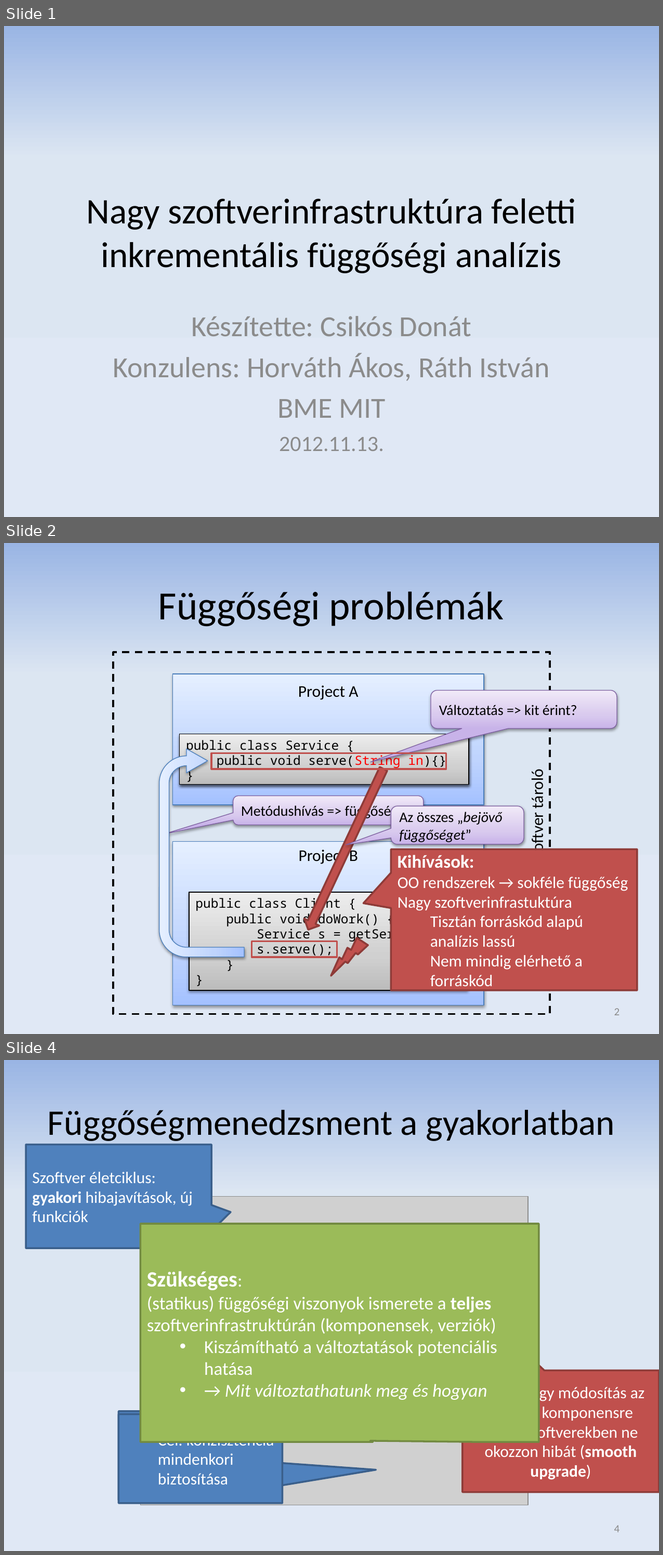
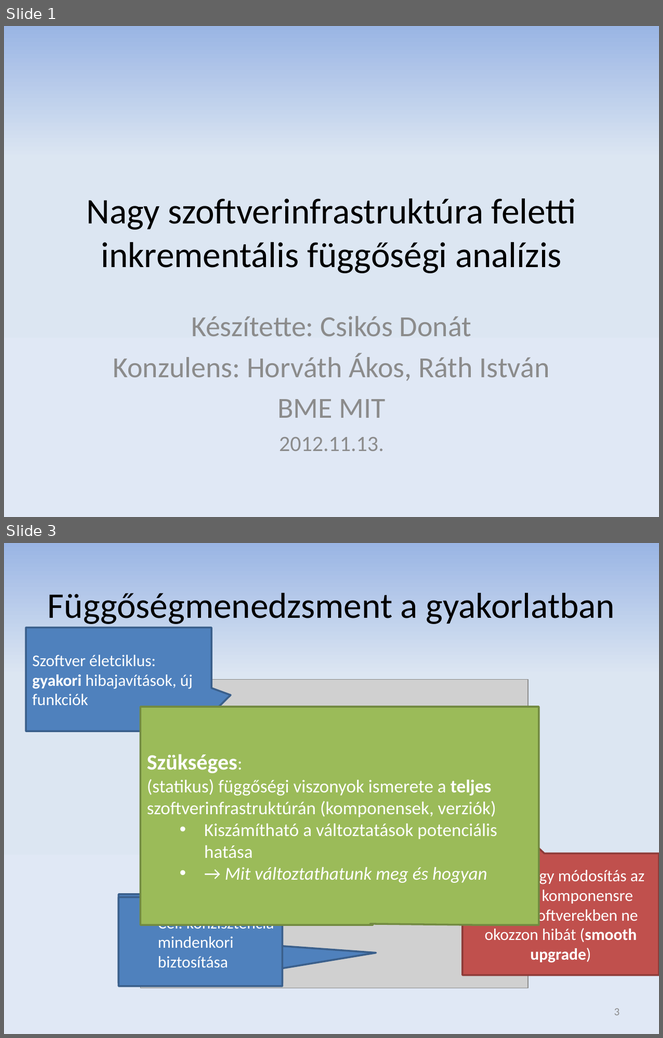
Before and after one commit to donat/incquery-deps, a slide deck: incquery-deps-documentation/presentation/tdk_pres_hu_v3.pptx. Shown one above the other, each under a label of ours: slides 1, 2 and 4 before the commit, slides 1 and 3 after it; the slides between them are not shown. The pictures are 663x1555 and 663x1038 pixels, drawn with LibreOffice and Linux fonts; fonts in the diff are those of the drawing; grey boxes stand for pictures. Boxes give left, top, right and bottom in pixels: in the first picture for what was removed or moved away, otherwise in the second. Text is boxed around its words. In the diff, an @@ line names an element or a change of style, - is before the commit and + after.

```diff
--- a/incquery-deps-documentation/presentation/tdk_pres_hu_v3.pptx
+++ b/incquery-deps-documentation/presentation/tdk_pres_hu_v3.pptx
@@ slide 2 removed at (4,543,659,1034), background gradient #9AB5E4 to #DCE6F2 to #E1E8F5 @@
@@ title removed at (158,591,504,627) @@
-Függőségi problémák
@@ rectangle removed at (113,652,551,1015) @@
@@ rectangle removed at (173,674,484,805) @@
-Project A
@@ rounded speech box removed at (431,691,617,729) @@
-Változtatás => kit érint?
@@ rectangle removed at (180,734,469,785) @@
-public class Service {
-public void serve(){}
-}
@@ rectangle removed at (180,734,469,785) @@
-public class Service {
-public void serve(String in){}
-}
@@ uturn arrow removed at (159,749,244,958) @@
@@ rectangle removed at (211,753,380,769) @@
@@ rectangle removed at (211,753,446,769) @@
@@ down arrow removed at (300,766,391,933) @@
@@ text removed at (528,773,547,888) @@
-Java szoftver tároló
@@ rounded speech box removed at (233,796,423,825) @@
-Metódushívás => függőség.
@@ rounded speech box removed at (391,807,524,845) @@
-Az összes „bejövő függőséget”
@@ rectangle removed at (173,842,484,1006) @@
-Project B
@@ speech box removed at (391,850,637,991) @@
-Kihívások:
-OO rendszerek → sokféle függőség
-Nagy szoftverinfrastuktúra
-  Tisztán forráskód alapú analízis lassú
-  Nem mindig elérhető a forráskód
@@ rectangle removed at (190,892,468,991) @@
-public class Client {
-public void doWork() {
-Service s = getService();
-s.serve();
-}
-}
@@ rectangle removed at (252,941,337,957) @@
@@ lightning bolt removed at (322,936,374,977) @@
@@ page number removed at (614,1008,620,1016) @@
-2
@@ what was slide 4 is now slide 3 @@
@@ page number at (614,1008,620,1016): text changed @@
-4
+3
```
Also in this commit, not shown: 1 slide added, 1 other slide removed.
